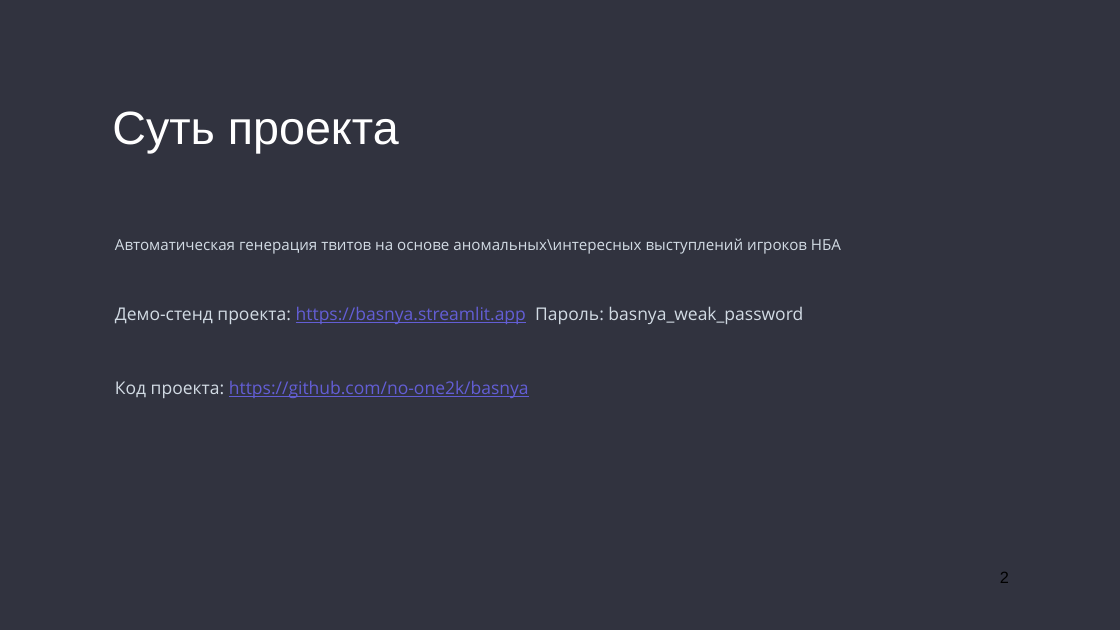
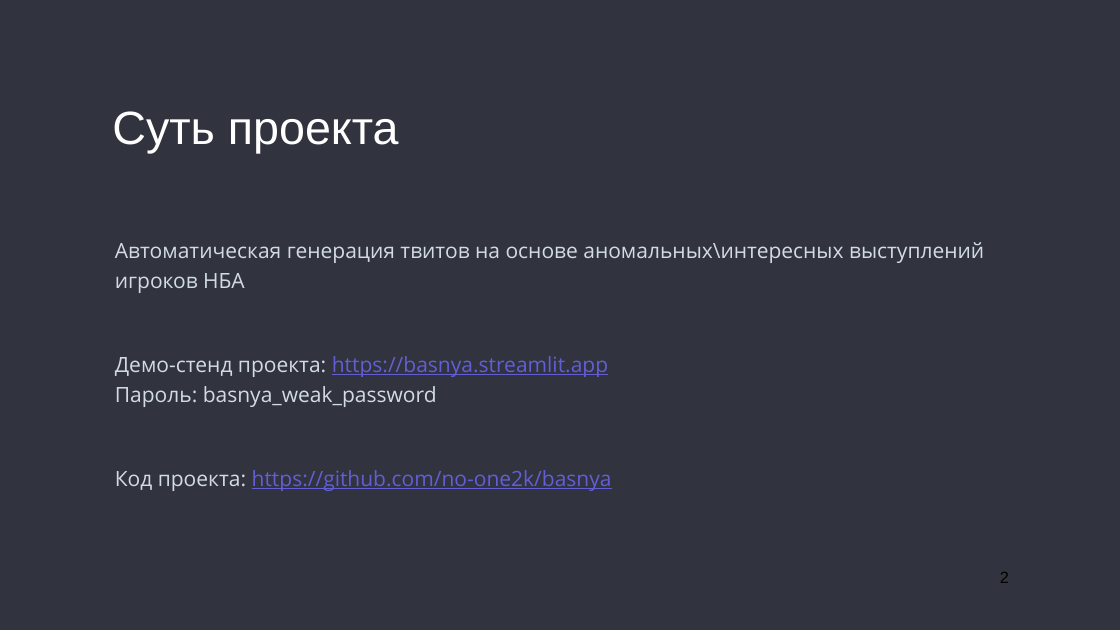
Before and after one commit to no-one2k/basnya, a slide deck: slide 2 of designdoc/basnya_v1.pptx. Drawn at 1120x630 pixels with LibreOffice and Linux fonts; fonts in the diff are those of the drawing. Boxes give left, top, right and bottom in pixels: in the first picture for what was removed or moved away, otherwise in the second. Text is boxed around its words. In the diff, an @@ line names an element or a change of style, - is before the commit and + after.

```diff
--- a/designdoc/basnya_v1.pptx
+++ b/designdoc/basnya_v1.pptx
@@ text "Автоматическая генерация твитов на основе ..." at box(115, 242, 984, 491): size 26 to 36 pt in "Автоматическая генерация твитов на основе аномальных\интерес ..."; size 30 to 36 pt in "Демо-стенд проекта: https://basnya.streamlit.app Пароль: bas ...", "Код проекта: https://github.com/no-one2k/basnya" @@
```
Also in this commit, not shown: 7 other slides changed, 1 slide added, 2 slides removed.
